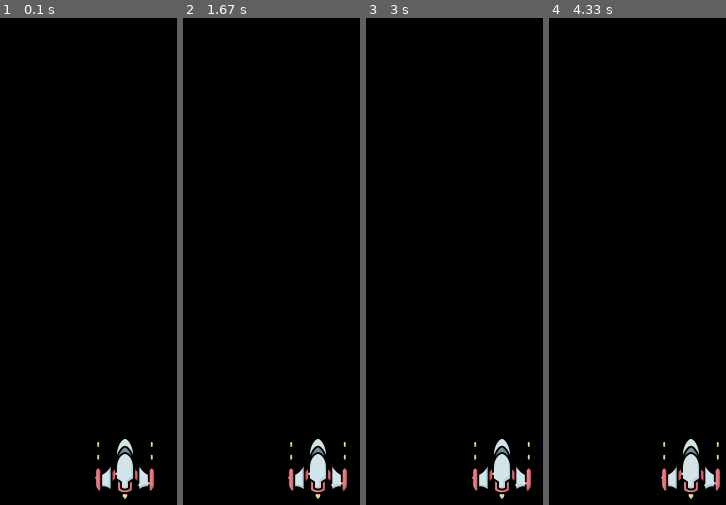
Above: before the commit, frames 1-4 (left to right).
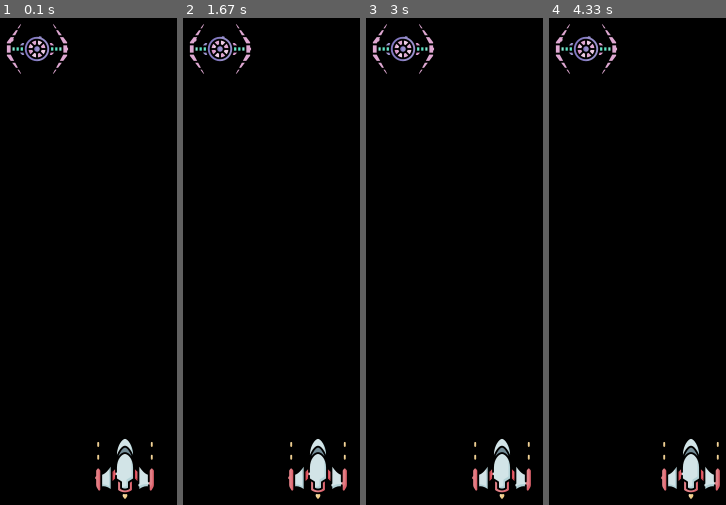
Above: after the commit, the same moments.

Repository: ViperStorm/Python-Code
Game: pygame game, started from pygame/main.py
Two runs of this game, one before a commit and one after it. Both use one fixed random seed, a clock stepped at 60 frames per second and the inputs below.
Inputs:
- Up to frame 1 (0.1 s): no input
- Up to frame 2 (1.67 s): hold Right 0.33-0.8 s; hold Right 0.83-1.3 s; hold Left from 1.33 s (still down)
- Up to frame 3 (3 s): release Left at 1.87 s; hold Left 1.9-2.3 s; hold Right 2.33-2.97 s
- Up to frame 4 (4.33 s): hold Left 3-3.47 s; hold Right 3.5-3.97 s; hold Right from 4 s (still down)

The runs differ from the first frame. In frame 1, 0.9% of the frame differs, in the area x 3-39%, y 1-12%; in frame 2, 0.9%; in frame 3, 0.9%; in frame 4, 0.9%.

Commit message:
added enemy and spaws at random position

Diff:
--- a/pygame/main.py
+++ b/pygame/main.py
@@ -1,5 +1,5 @@
 import pygame
-
+import random
 
 pygame.init()
 
@@ -20,8 +20,8 @@
 
 # enemy
 enemyImg = pygame.image.load("enemy.png")
-enemyX = 370
-enemyY = 480
+enemyX = random.randint(0, 800)
+enemyY = random.randint(50, 150)
 enemyX_change = 0
 
 
@@ -61,4 +61,5 @@
         playerX = 736
 
     player(playerX, playerY)
+    enemy(enemyX, enemyY)
     pygame.display.update()
Binary file changed: pygame/enemy.png
